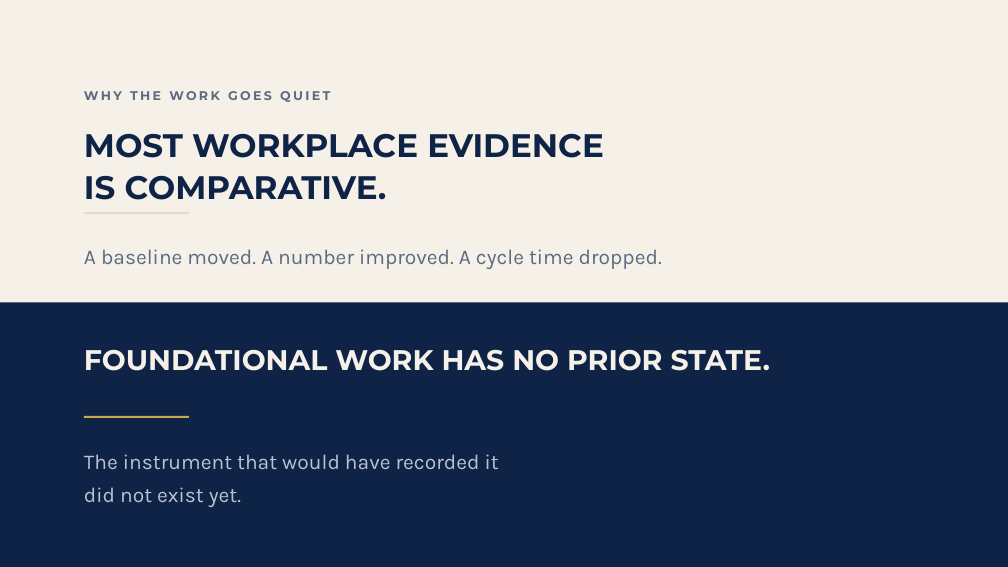
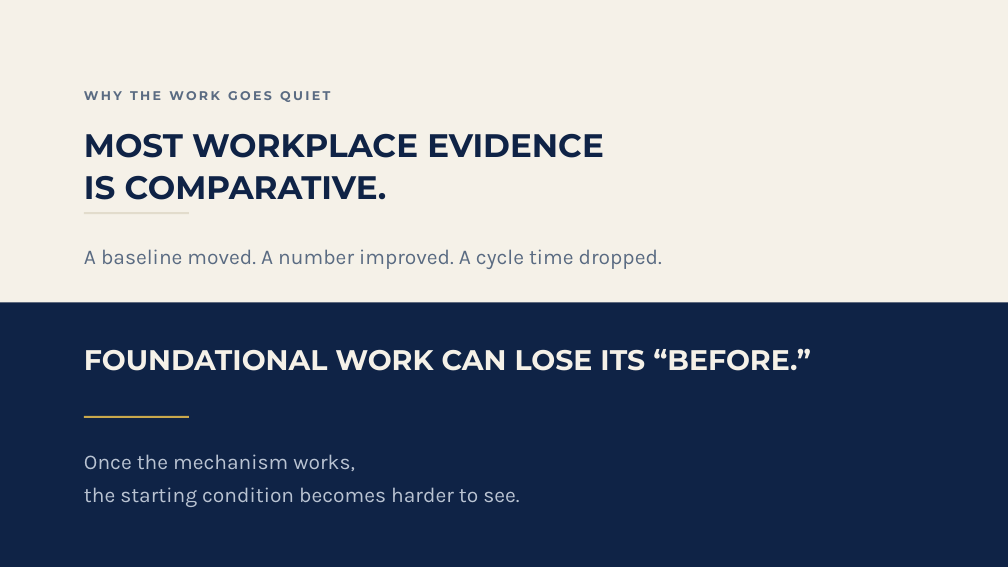
Before and after one commit to temidanielle/temidayoafonja-site, a slide deck: slide 4 of deliverables/video-7-slides/out/Video_7_Reveal_Builds.pptx. Drawn at 1008x567 pixels with LibreOffice and Linux fonts; fonts in the diff are those of the drawing. Boxes give left, top, right and bottom in pixels: in the first picture for what was removed or moved away, otherwise in the second. Text is boxed around its words. In the diff, an @@ line names an element or a change of style, - is before the commit and + after.

```diff
--- a/deliverables/video-7-slides/out/Video_7_Reveal_Builds.pptx
+++ b/deliverables/video-7-slides/out/Video_7_Reveal_Builds.pptx
@@ text at (x1=84, y1=348, x2=811, y2=371): text changed @@
-FOUNDATIONAL WORK HAS NO PRIOR STATE.
+FOUNDATIONAL WORK CAN LOSE ITS “BEFORE.”
@@ text at (x1=84, y1=454, x2=519, y2=507): text changed @@
-The instrument that would have recorded it
-did not exist yet.
+Once the mechanism works,
+the starting condition becomes harder to see.
```
Also in this commit, not shown: 3 other slides changed, 11 other files.
